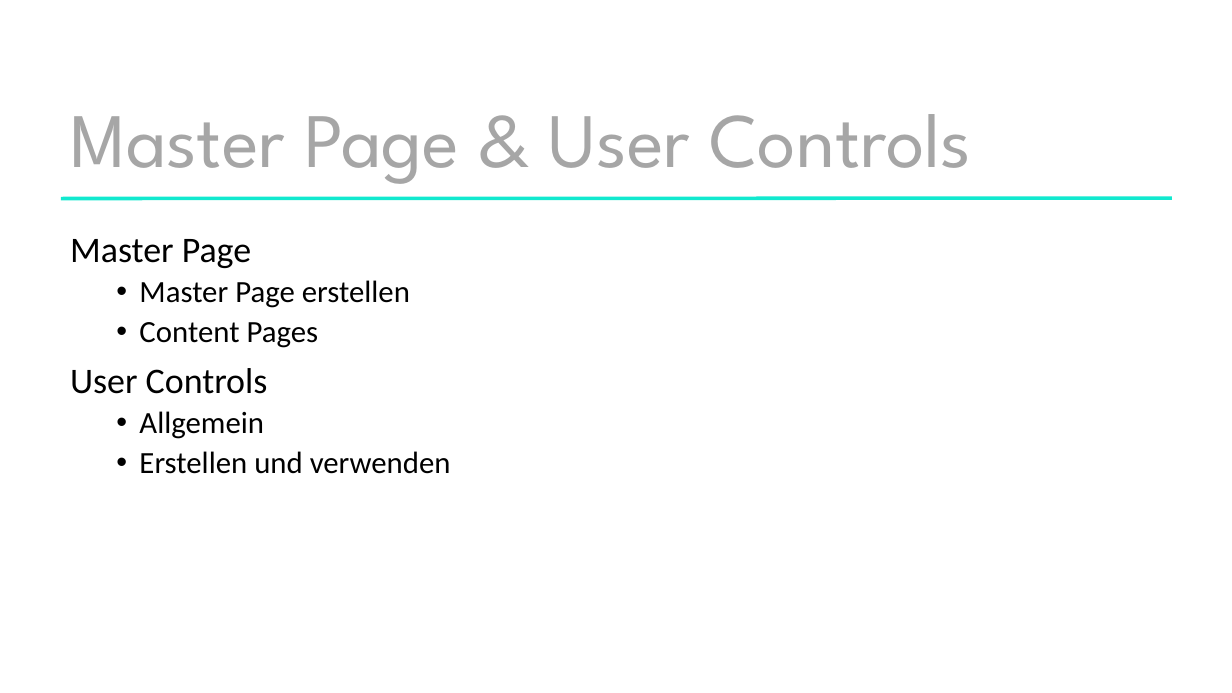
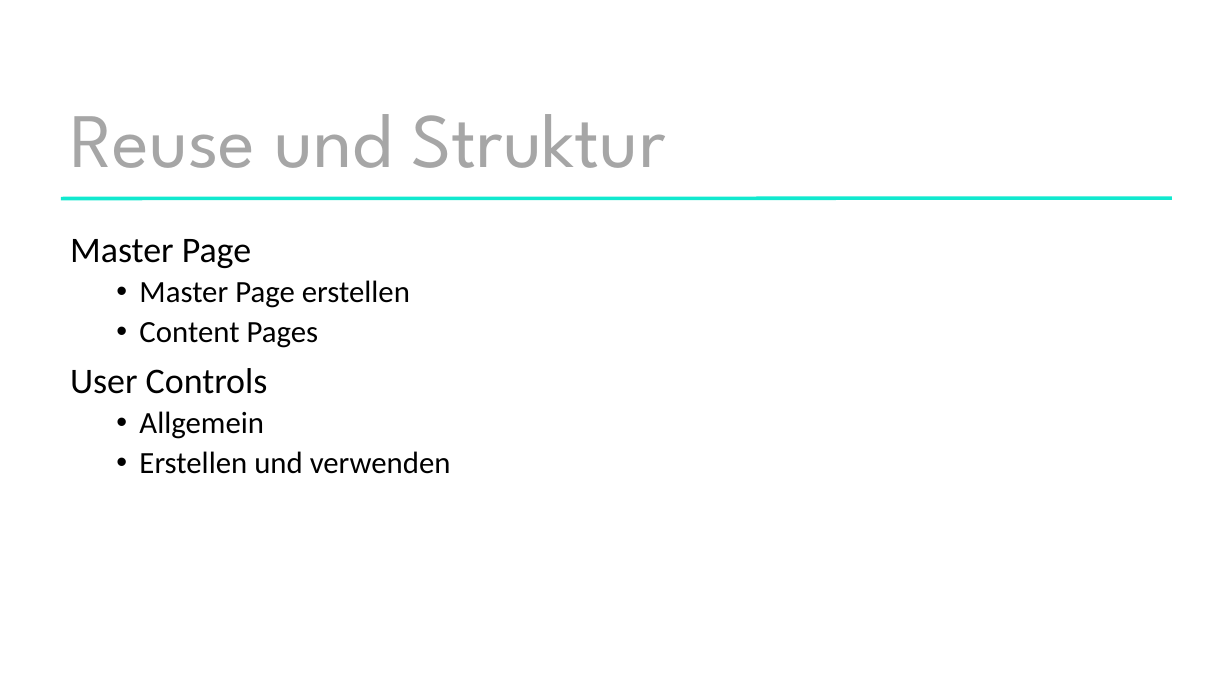
Before and after one commit to ppedvAG/WebformsKurs, a slide deck: slide 2 of 07MasterPagesUserControls.pptx. Drawn at 1232x693 pixels with LibreOffice and Linux fonts; fonts in the diff are those of the drawing. Boxes give left, top, right and bottom in pixels: in the first picture for what was removed or moved away, otherwise in the second. Text is boxed around its words. In the diff, an @@ line names an element or a change of style, - is before the commit and + after.

```diff
--- a/07MasterPagesUserControls.pptx
+++ b/07MasterPagesUserControls.pptx
@@ subtitle at <box>70,114,665,168</box>: text changed @@
-Master Page & User Controls
+Reuse und Struktur
```
Also in this commit, not shown: 1 slide added, 1 slide removed, 24 other files.
